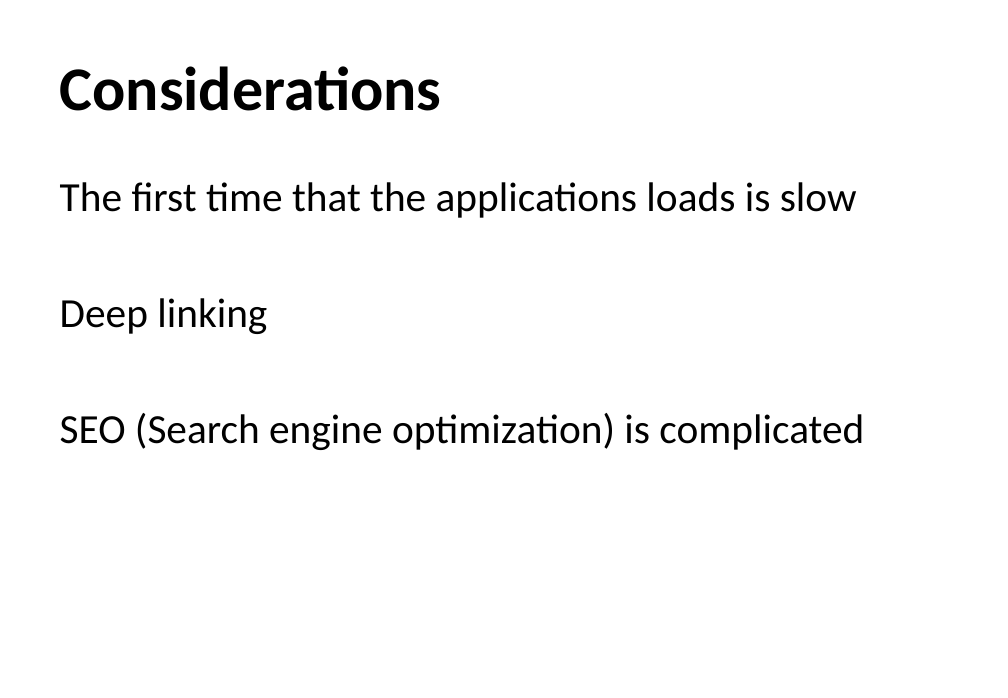
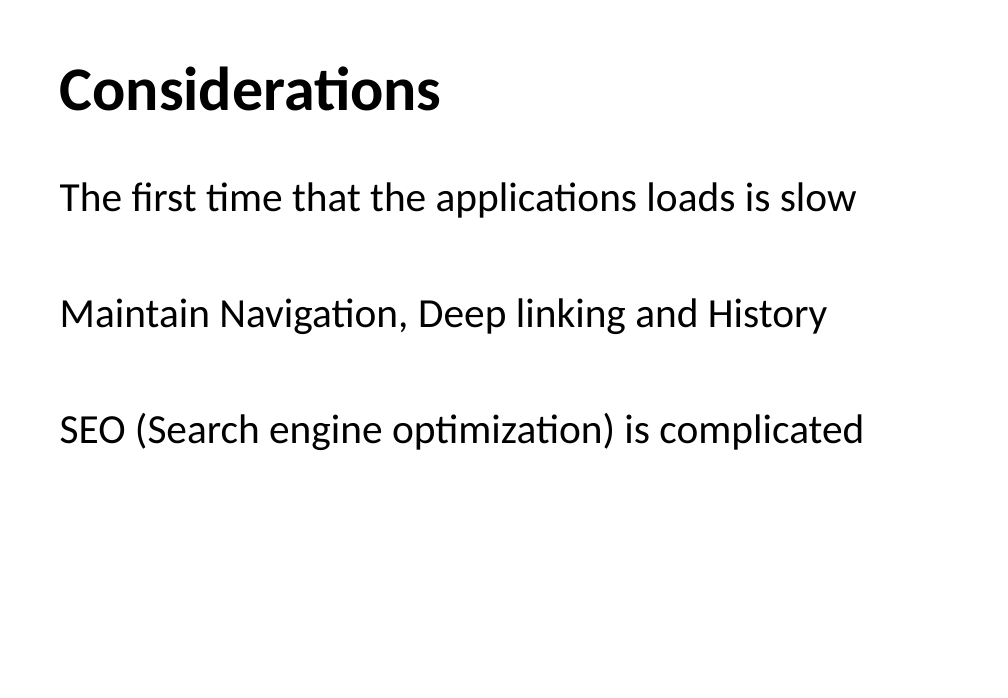
Before and after one commit to monica85rodrigues/presentation-netponto-spa, a slide deck: slide 11 of Relax, it's SPA time.pptx (slide 9 before the commit). Drawn at 1008x698 pixels with LibreOffice and Linux fonts; fonts in the diff are those of the drawing; background and template pictures are left out. Boxes give left, top, right and bottom in pixels: in the first picture for what was removed or moved away, otherwise in the second. Text is boxed around its words. In the diff, an @@ line names an element or a change of style, - is before the commit and + after.

```diff
--- a/Relax, it's SPA time.pptx
+++ b/Relax, it's SPA time.pptx
@@ text at (60, 298, 827, 334): text changed @@
-Deep linking
+Maintain Navigation, Deep linking and History
```
Also in this commit, not shown: 8 other slides changed, 12 slides added, 1 slide removed, 4 other files.
